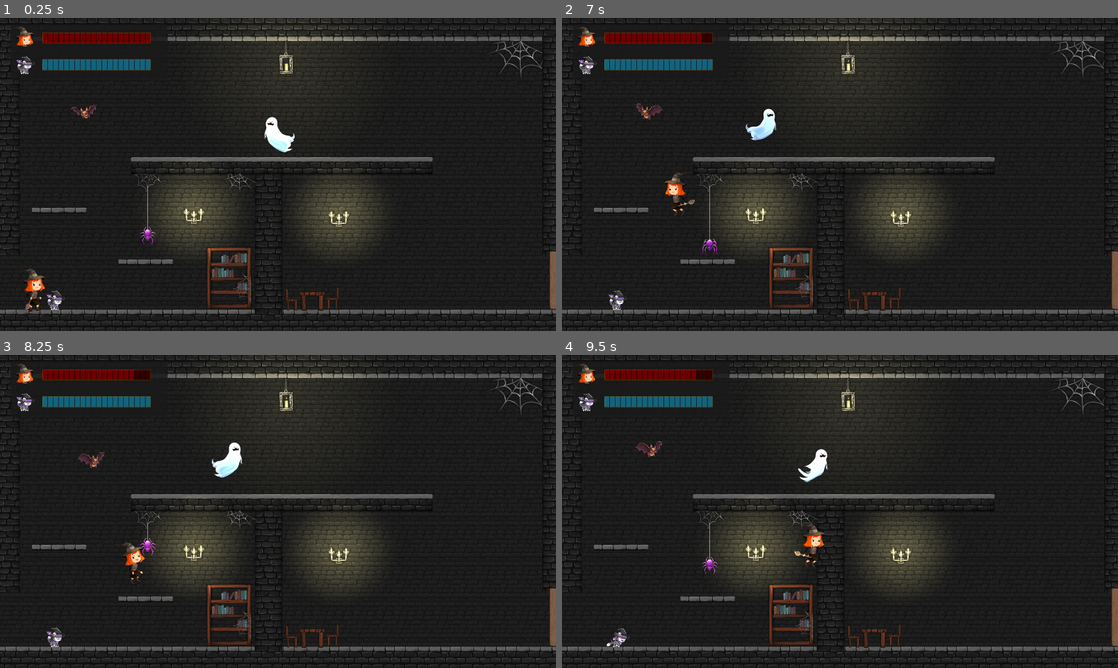
Above: before the commit, frames 1-4 (two rows, left to right).
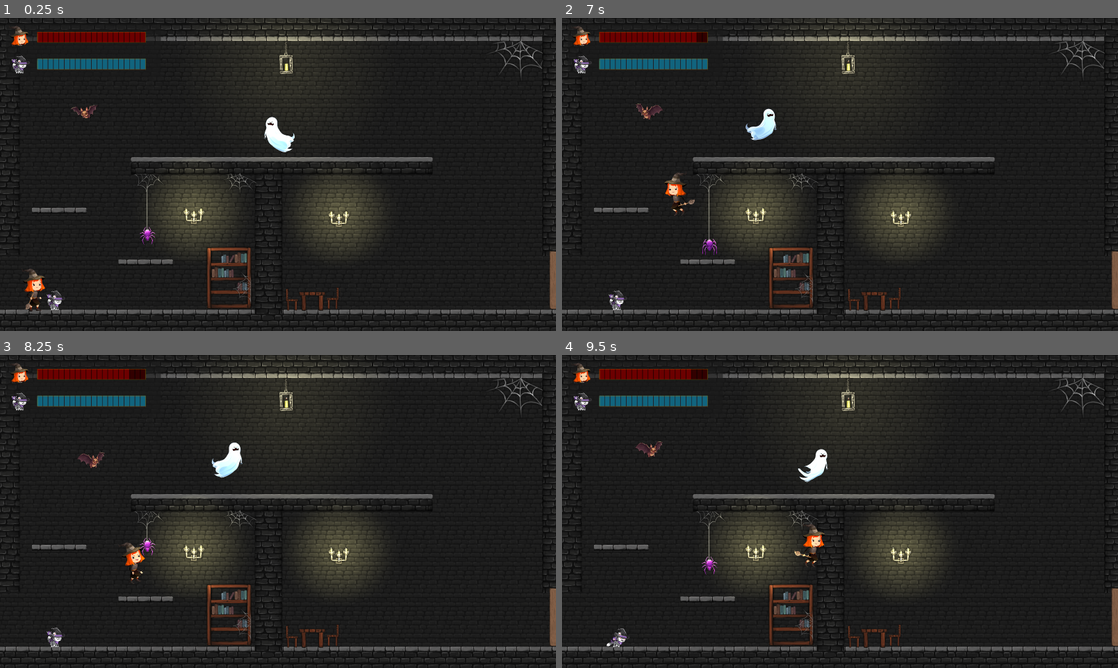
Above: after the commit, the same moments.

Repository: stellar-flame/cauldron
Game: Godot game, scene res://platformer/door1/Scene1.tscn
Same seed, same stepped clock (60 frames per second), same inputs: the game is played once before the commit and once after it.
Inputs:
- Up to frame 1 (0.25 s): no input
- Up to frame 2 (7 s): tap Enter (luna_jump) at 0.5, 0.77, 1.52, 3.02, 3.77, 4.52, 6.02, 6.77 s; hold Right (luna_right) 0.53-2.03 s; tap E (luna_attack) every 1.5 s from 0.6 to 6.6 s; tap X (stella_paw_attack) every 1.5 s from 1.35 to 5.85 s; hold Left (luna_left) 2.03-2.78 s; hold Right (luna_right) 2.78-4.28 s; hold Left (luna_left) 4.28-5.03 s; hold Right (luna_right) 5.03-5.78 s; hold Left (luna_left) from 5.78 s (still down)
- Up to frame 3 (8.25 s): release Left (luna_left) at 7.28 s; hold Right (luna_right) from 7.28 s (still down); tap X (stella_paw_attack) at 7.35 s; tap Enter (luna_jump) at 7.52 s; tap E (luna_attack) at 8.1 s
- Up to frame 4 (9.5 s): keep holding Right (luna_right); tap X (stella_paw_attack) at 8.85 s; tap Enter (luna_jump) at 9.02 s

The runs differ from the first frame. In frame 1, 1.1% of the frame differs, in the area x 2-31%, y 2-73%; in frame 2, 1.1%, in the area x 2-31%, y 2-76%; in frame 3, 1.0%; in frame 4, 1.1%.

Commit message:
Game Over

Diff:
--- a/platformer/Global.gd
+++ b/platformer/Global.gd
@@ -1,3 +1,7 @@
 extends Node
 
 var previous_scene_id
+
+@onready var base_window_size = Vector2(
+		ProjectSettings.get_setting("display/window/size/viewport_width"),
+		ProjectSettings.get_setting("display/window/size/viewport_height"))
--- a/platformer/characters/luna/Luna.gd
+++ b/platformer/characters/luna/Luna.gd
@@ -1,5 +1,4 @@
 extends CharacterBody2D
-
 
 @export  var spell: PackedScene
 
@@ -63,6 +62,5 @@
 func _on_animated_sprite_2d_died():
 	queue_free()
 
-
 func _on_health_died():
 	sprite.die()
--- /dev/null
+++ b/platformer/door1/Scene.gd
@@ -0,0 +1,18 @@
+extends Node
+
+@onready var luna = $Luna
+@onready var stella = $Stella
+@onready var game_over_scene_class = preload("res://platformer/game_over/GameOver.tscn")
+
+var game_over_scene
+
+func _process(delta):
+	if (!game_over_scene and !luna and !stella):
+		game_over_scene = game_over_scene_class.instantiate()
+		game_over_scene.key_pressed.connect(_restart)
+		get_tree().current_scene.add_child(game_over_scene)
+
+
+
+func _restart():
+	get_tree().change_scene_to_file("res://platformer/door1/Scene1.tscn")
--- a/platformer/door1/Scene1.gd
+++ b/platformer/door1/Scene1.gd
@@ -1,9 +1,7 @@
-extends Node2D
+extends "res://platformer/door1/Scene.gd"
 
 @export var scene_id = 1
 @onready var exit_control = $ExitControl
-@onready var luna = $Luna
-@onready var stella = $Stella
 
 func _ready():
 	exit_control.scene_id = scene_id
--- a/platformer/door1/Scene1.tscn
+++ b/platformer/door1/Scene1.tscn
@@ -183,7 +183,7 @@
 collision_mask = 1
 
 [node name="SpiderWithWeb" parent="." instance=ExtResource("26_7etp7")]
-position = Vector2(679, 953)
+position = Vector2(678, 953)
 
 [node name="HUD" parent="." instance=ExtResource("26_gvofu")]
 
--- a/platformer/enemies/ghost/Ghost.tscn
+++ b/platformer/enemies/ghost/Ghost.tscn
@@ -61,7 +61,7 @@
 
 [node name="AudioStreamPlayer2D" type="AudioStreamPlayer2D" parent="."]
 stream = ExtResource("3_k7xwg")
-volume_db = -5.0
+volume_db = -10.0
 
 [connection signal="body_entered" from="." to="." method="_on_body_entered"]
 [connection signal="timeout" from="FlickerTimer" to="." method="_on_flicker_timer_timeout"]
--- a/platformer/enemies/spider/Spider.tscn
+++ b/platformer/enemies/spider/Spider.tscn
@@ -55,7 +55,7 @@
 
 [node name="AudioStreamPlayer2D" type="AudioStreamPlayer2D" parent="Spider"]
 stream = ExtResource("4_h21pl")
-volume_db = 2.0
+volume_db = 5.0
 pitch_scale = 2.0
 
 [connection signal="body_entered" from="Spider" to="Spider" method="_on_body_entered"]
--- /dev/null
+++ b/platformer/game_over/GameOver.gd
@@ -0,0 +1,17 @@
+extends CanvasLayer
+
+signal key_pressed
+
+func _ready():
+	var screen_size = Global.base_window_size
+	print(screen_size)
+	var screen_center_x = screen_size.x / 2
+	var screen_center_y = screen_size.y / 2
+	var panel = $Panel
+
+	# Position the panel's center to the screen's center
+	panel.position = Vector2(screen_center_x - panel.size.x / 2, screen_center_y - panel.size.y / 2)
+
+func _input(event):
+	if event is InputEventKey and event.pressed:
+		emit_signal("key_pressed")
--- /dev/null
+++ b/platformer/game_over/GameOver.tscn
@@ -0,0 +1,51 @@
+[gd_scene load_steps=3 format=3 uid="uid://dp24qm4635mc1"]
+
+[ext_resource type="Script" path="res://platformer/game_over/GameOver.gd" id="1_g2ndn"]
+[ext_resource type="FontFile" uid="uid://bpln6ewufg4h7" path="res://assets/fonts/Halls___.ttf" id="2_ux7e3"]
+
+[node name="GameOver" type="CanvasLayer"]
+script = ExtResource("1_g2ndn")
+
+[node name="Panel" type="Panel" parent="."]
+offset_right = 1051.0
+offset_bottom = 611.0
+
+[node name="GameOver" type="Label" parent="Panel"]
+layout_mode = 1
+anchors_preset = 8
+anchor_left = 0.5
+anchor_top = 0.5
+anchor_right = 0.5
+anchor_bottom = 0.5
+offset_left = -211.0
+offset_top = -155.5
+offset_right = 211.0
+offset_bottom = -56.5
+grow_horizontal = 2
+grow_vertical = 2
+theme_override_colors/font_color = Color(0.976471, 0.901961, 0.776471, 0.905882)
+theme_override_fonts/font = ExtResource("2_ux7e3")
+theme_override_font_sizes/font_size = 50
+text = "Game Over"
+horizontal_alignment = 1
+vertical_alignment = 1
+
+[node name="Restart" type="Label" parent="Panel"]
+layout_mode = 1
+anchors_preset = 8
+anchor_left = 0.5
+anchor_top = 0.5
+anchor_right = 0.5
+anchor_bottom = 0.5
+offset_left = -356.5
+offset_top = -46.5
+offset_right = 357.5
+offset_bottom = 90.5
+grow_horizontal = 2
+grow_vertical = 2
+theme_override_colors/font_color = Color(0.72549, 0.776471, 0.654902, 1)
+theme_override_fonts/font = ExtResource("2_ux7e3")
+theme_override_font_sizes/font_size = 45
+text = "Press Any Key To Restart"
+horizontal_alignment = 1
+vertical_alignment = 1
--- a/platformer/health/Health.gd
+++ b/platformer/health/Health.gd
@@ -25,4 +25,3 @@
 
 func die() -> void:
 	emit_signal("died")
-	print("Died!")
--- a/platformer/hud/Hud.tscn
+++ b/platformer/hud/Hud.tscn
@@ -8,10 +8,13 @@
 script = ExtResource("1_vwblq")
 
 [node name="Panel" type="Panel" parent="."]
-offset_left = 50.0
-offset_top = 30.0
-offset_right = 773.0
-offset_bottom = 282.0
+anchors_preset = -1
+offset_left = 27.0
+offset_top = 27.0
+offset_right = 27.0
+offset_bottom = 27.0
+size_flags_horizontal = 0
+size_flags_vertical = 0
 
 [node name="LunaHUD" parent="Panel" instance=ExtResource("6_btm7t")]
 layout_mode = 0
--- a/platformer/scene_parts/FloatingPlatform.gd
+++ b/platformer/scene_parts/FloatingPlatform.gd
@@ -16,5 +16,3 @@
 	collision_shape.position =  Vector2(x,y)
 	collision_shape.shape =  RectangleShape2D.new()
 	collision_shape.shape.size = text_rect.size
-	print("Initialise platform: " + str(self.get_instance_id()) + " size " + str(text_rect.size) +
-	" shape " + str(collision_shape.shape.get_instance_id()) + " size " + str(collision_shape.shape.size))
Binary file added: assets/fonts/Halls___.ttf
Not shown, added: assets/fonts/Halls___.ttf.import
Not shown: 1 places in platformer/door1/Scene2.tscn that only renumber resources
